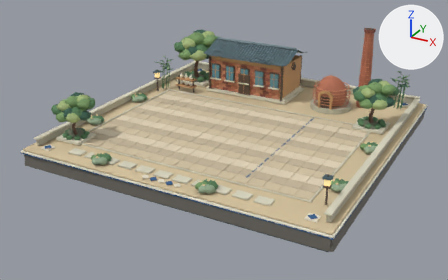
The glTF model game/assets/models/maps/guyao.glb, before and after one commit.
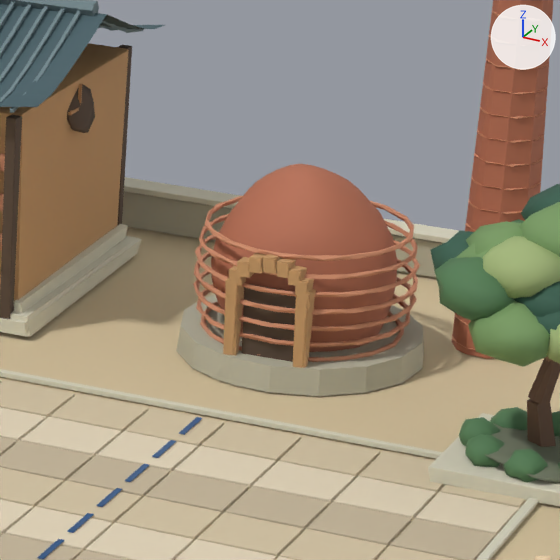
There are two pictures of each version: one whole from a camera (50 mm lens) standing at (17.49, -32.25, 15.7) and looking at (-0.45, 0.37, -0.6), one close up on the part from 62% to 84% of the width and 17% to 51% of the height. Lighting does not change. The marker at upper right points along +X, +Y and +Z. The first two pictures are the older version. Where no turn or scale is listed for an object, it has been applied to the vertices. Vertices at exactly the same position are counted once.

The scene before the commit, as lines of its bpy script (objects in view):
```python
me_handmade_facade_brick_004 = bpy.data.meshes.new('Handmade facade brick.004')
me_handmade_facade_brick_004.from_pydata(...)  # 2202 vertices, 4042 faces; spans x -0.24..10.89, y -3.55..0.04, z -0.34..4.63
me_handmade_facade_brick_004.materials.append(mat_brick_light)  # orange #ce8d6c
me_kiln_hall_walls_001 = bpy.data.meshes.new('Kiln hall walls.001')
me_kiln_hall_walls_001.from_pydata(...)  # 218 vertices, 380 faces; spans x -3.05..6.82, y -1.96..1.65, z -1.39..1.25
me_kiln_hall_walls_001.materials.append(mat_ochre)  # orange #c69a69
me_mounded_planting_005 = bpy.data.meshes.new('Mounded planting.005')
me_mounded_planting_005.from_pydata(...)  # 804 vertices, 1380 faces; spans x -0.3..18.1, y -10.0..8.1, z -0.2..3.7
me_mounded_planting_005.materials.append(mat_leaf)  # green #789a62
me_window_wood_frame_001 = bpy.data.meshes.new('Window wood frame.001')
me_window_wood_frame_001.from_pydata(...)  # 419 vertices, 738 faces; spans x -4.3..13.5, y -16.0..0.1, z -1.7..3.9
me_window_wood_frame_001.materials.append(mat_wood_dark)  # brown #584638
ob_handmade_facade_brick_001 = bpy.data.objects.new('Handmade facade brick.001', me_handmade_facade_brick_004)
ob_handmade_facade_brick_001.location = (-4.42, 10.22, 0.4)
ob_kiln_hall_walls = bpy.data.objects.new('Kiln hall walls', me_kiln_hall_walls_001)
ob_kiln_hall_walls.location = (-2.25, 8.55, 1.52)
ob_mounded_planting_002 = bpy.data.objects.new('Mounded planting.002', me_mounded_planting_005)
ob_mounded_planting_002.location = (-9.06, 2.47, 0.22)
ob_window_wood_frame = bpy.data.objects.new('Window wood frame', me_window_wood_frame_001)
ob_window_wood_frame.location = (-4.65, 10.3, 1.7)
# also in view: 'Individual courtyard flagstone.001' at (-0.06, 0.36, 0.0); 'Raised roof tile seam' at (-2.25, 8.55, 3.35); 'Layered leaf crown.005' at (-0.04, 1.99, 2.11); 'Groundcover mound' at (-0.21, 1.84, 0.2); 'Individual courtyard flagstone.002' at (-0.06, -0.47, 0.0)
```
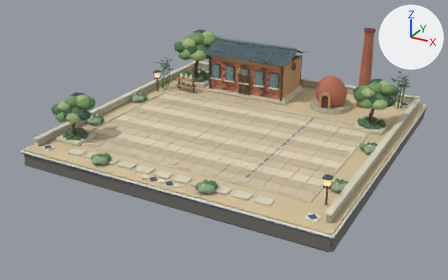
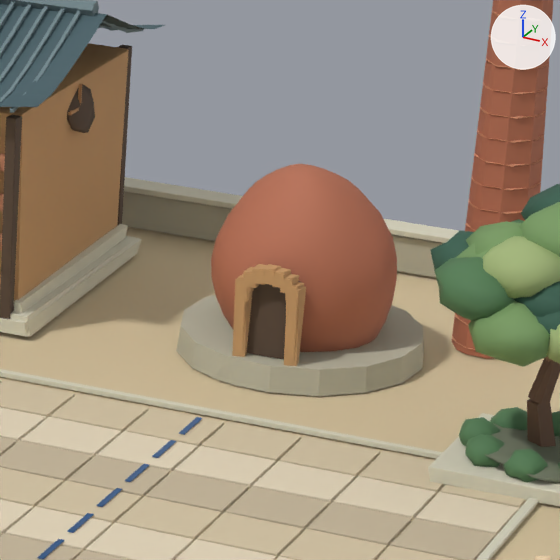
Changed parts and their boxes [x1, y1, x2, y2] in the close-ups (560 x 560 px; the box of a moved part takes in the faces that stretch with it):
'Kiln hall walls', reshaped
    before: [0, 43, 316, 368]
    after: [0, 43, 306, 366]
'Handmade facade brick.001', reshaped (mostly hidden afterwards)
    before: [0, 10, 552, 362]
    after: [0, 10, 552, 350]
part 1 of me_handmade_facade_brick_004, deleted (orange)
    before: [193, 196, 420, 362]
part 2 of me_kiln_hall_walls_001, moved or reshaped
    before: [223, 286, 244, 355]
    after: [232, 278, 252, 357]
part 3 of me_kiln_hall_walls_001, moved or reshaped
    before: [293, 296, 315, 368]
    after: [284, 286, 306, 366]
part 4 of me_kiln_hall_walls_001, moved or reshaped
    before: [297, 289, 316, 308]
    after: [286, 296, 300, 310]
part 5 of me_kiln_hall_walls_001, moved or reshaped
    before: [295, 278, 314, 296]
    after: [285, 282, 304, 301]
part 6 of me_kiln_hall_walls_001, moved or reshaped
    before: [288, 265, 307, 286]
    after: [280, 274, 299, 293]
part 7 of me_kiln_hall_walls_001, moved or reshaped
    before: [277, 258, 296, 278]
    after: [272, 268, 291, 288]
part 8 of me_kiln_hall_walls_001, moved or reshaped
    before: [263, 254, 281, 274]
    after: [262, 264, 281, 285]
part 9 of me_kiln_hall_walls_001, moved or reshaped
    before: [249, 253, 266, 274]
    after: [252, 264, 267, 285]
part 10 of me_kiln_hall_walls_001, moved or reshaped
    before: [237, 257, 254, 278]
    after: [243, 267, 259, 288]
part 11 of me_kiln_hall_walls_001, moved or reshaped
    before: [229, 265, 246, 286]
    after: [238, 273, 254, 294]
part 12 of me_kiln_hall_walls_001, moved or reshaped
    before: [225, 278, 241, 296]
    after: [236, 285, 253, 301]
part 13 of me_window_wood_frame_001, moved or reshaped
    before: [242, 284, 296, 362]
    after: [247, 281, 302, 359]

Patch to the scene script:
```diff
--- a/game/assets/models/maps/guyao.glb.py
+++ b/game/assets/models/maps/guyao.glb.py
@@ me_handmade_facade_brick_004 @@
-me_handmade_facade_brick_004.from_pydata(...)  # 2202 vertices, 4042 faces; spans x -0.24..10.89, y -3.55..0.04, z -0.34..4.63
+me_handmade_facade_brick_004.from_pydata(...)  # 1530 vertices, 2698 faces; spans x -0.24..10.89, y -3.37..0.04, z -0.34..4.63
+# me_handmade_facade_brick_004 part 1: 7 loose pieces with 672 vertices, spanning x 7.15..9.8, y -3.55..-0.89, z -0.09..1.23, are deleted
 me_handmade_facade_brick_004.materials.append(mat_brick_light)
@@ me_kiln_hall_walls_001 @@
-me_kiln_hall_walls_001.from_pydata(...)  # 218 vertices, 380 faces; spans x -3.05..6.82, y -1.96..1.65, z -1.39..1.25
+me_kiln_hall_walls_001.from_pydata(...)  # 218 vertices, 380 faces; spans x -3.05..6.71, y -1.96..1.65, z -1.3..1.25
+# me_kiln_hall_walls_001 part 2: the loose piece of 17 vertices spanning x 5.78..5.96, y -1.9..-1.68, z -1.39..-0.34 is moved by (0.11, 0.0, 0.09)
+# me_kiln_hall_walls_001 part 3: the loose piece of 17 vertices spanning x 6.64..6.82, y -1.9..-1.68, z -1.39..-0.34 is moved by (-0.11, 0.0, 0.09)
+# me_kiln_hall_walls_001 part 4: the loose piece of 17 vertices spanning x 6.65..6.82, y -1.9..-1.68, z -0.47..-0.27 is moved by (-0.13, 0.0, -0.05)
+# me_kiln_hall_walls_001 part 5: the loose piece of 17 vertices spanning x 6.62..6.79, y -1.9..-1.68, z -0.33..-0.14 is moved by (-0.11, 0.0, -0.08)
+# me_kiln_hall_walls_001 part 6: the loose piece of 17 vertices spanning x 6.53..6.7, y -1.9..-1.68, z -0.22..-0.02 is moved by (-0.09, 0.0, -0.11)
+# me_kiln_hall_walls_001 part 7: the loose piece of 17 vertices spanning x 6.38..6.55, y -1.9..-1.68, z -0.14..0.05 is moved by (-0.05, 0.0, -0.13)
+# me_kiln_hall_walls_001 part 8: the loose piece of 17 vertices spanning x 6.22..6.39, y -1.9..-1.68, z -0.12..0.08 is moved by (0.0, 0.0, -0.14)
+# me_kiln_hall_walls_001 part 9: the loose piece of 17 vertices spanning x 6.05..6.22, y -1.9..-1.68, z -0.14..0.05 is moved by (0.05, 0.0, -0.13)
+# me_kiln_hall_walls_001 part 10: the loose piece of 17 vertices spanning x 5.9..6.07, y -1.9..-1.68, z -0.22..-0.02 is moved by (0.09, 0.0, -0.11)
+# me_kiln_hall_walls_001 part 11: the loose piece of 17 vertices spanning x 5.81..5.98, y -1.9..-1.68, z -0.33..-0.14 is moved by (0.11, 0.0, -0.08)
+# me_kiln_hall_walls_001 part 12: the loose piece of 17 vertices spanning x 5.77..5.94, y -1.9..-1.68, z -0.47..-0.27 is moved by (0.13, 0.0, -0.05)
 me_kiln_hall_walls_001.materials.append(mat_ochre)
@@ me_window_wood_frame_001 @@
 me_window_wood_frame_001.from_pydata(...)  # 419 vertices, 738 faces; spans x -4.3..13.5, y -16.0..0.1, z -1.7..3.9
+# me_window_wood_frame_001 part 13: the whole mesh is multiplied about its middle by the matrix ((1.0, 0.0, 0.0), (0.0, 1.0, 0.0), (0.003, 0.002, 0.992))
 me_window_wood_frame_001.materials.append(mat_wood_dark)
```
